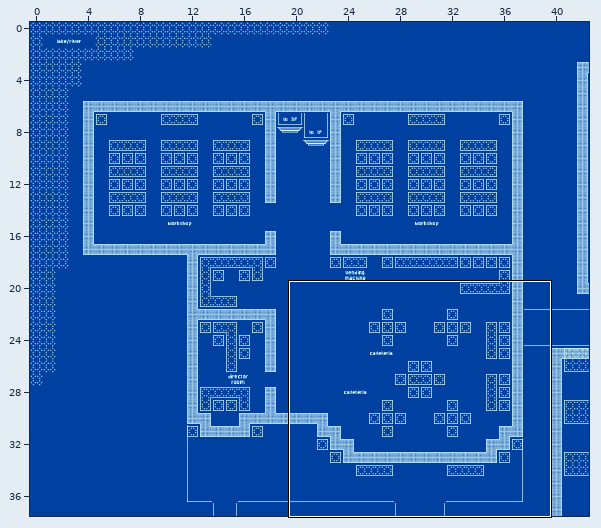
Two versions of a level (Tiled map (JSON), ssc-2f.tmj). The picture above shows the old version from afar; the outline marks the close-up.
Close-up. Before:
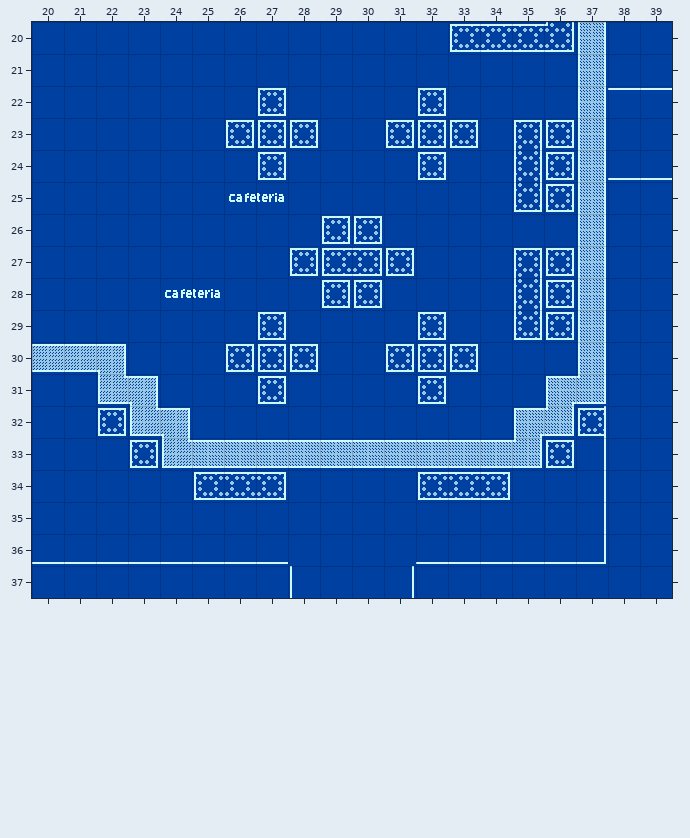
Cells are 32x32 px. Shown: x 20..39, y 20..37. The commit also changed other parts of the map, which this record leaves out.
After:
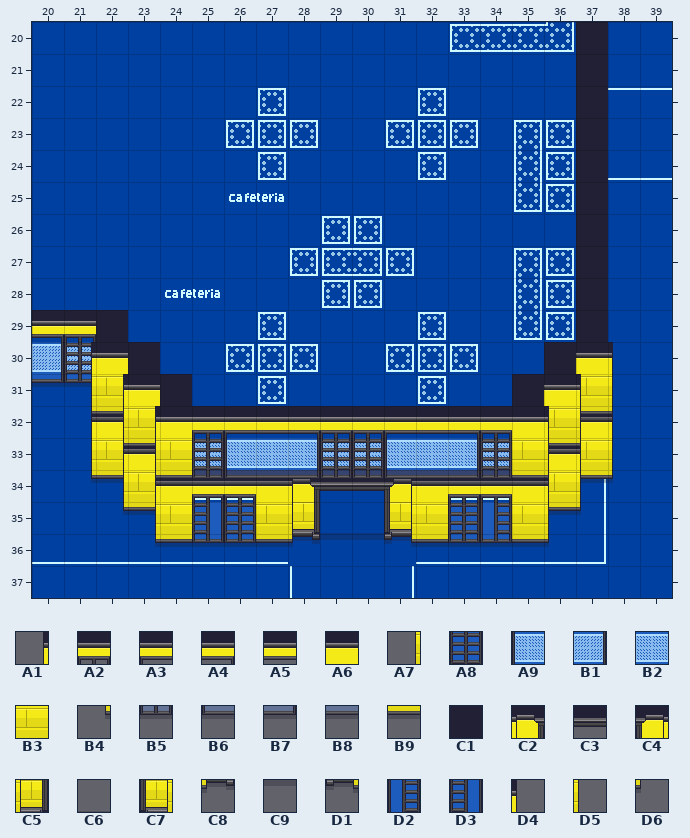
Key: from "Chunk 1": A1 39 flipped left-right, A2 41, A3 42, A4 42 flipped left-right, A5 43, A6 44, A7 45 flipped left-right, A8 47, A9 48, B1 48 flipped left-right, B2 49, B3 50, B4 51 flipped left-right, B5 53, B6 54, B7 54 flipped left-right, B8 55, B9 56, C1 58, C2 60, C3 61, C4 63, C5 64, C6 65, C7 67, C8 68, C9 69, D1 71, D2 73, D3 73 flipped left-right, D4 75 flipped left-right, D5 76 flipped left-right, D6 77 flipped left-right.
__ is an empty cell.
Tiles of an added or newly shown layer are drawn over the layers below it.
See-through tiles are keyed as they look on the map.
The exact change:
Layer "1f/walls1-1f" (added):
The edit adds tile A2 in row 34 at x 25 to 26 and 33 to 34.
The edit adds tile A6 in row 32 at x 22 and 37; in row 33 at x 23 and 36; in row 34 at x 24, 27, 32 and 35.
The edit adds tile A8 in row 35 at x 26 and 33.
The edit adds tile B3 in row 33 at x 22 and 37; in row 34 at x 23 and 36; in row 35 at x 24, 27, 32 and 35.
The edit adds tile B5 in row 36 at x 25 to 26 and 33 to 34.
The edit adds tile B9 in row 34 at x 22 and 37; in row 35 at x 23 and 36; in row 36 at x 24, 27, 32 and 35.
The edit adds tile C2 in row 34 at x 28.
The edit adds tile C3 in row 34 at x 29 to 30.
The edit adds tile C4 in row 34 at x 31.
The edit adds tile C5 in row 35 at x 28.
The edit adds tile C6 in row 35 at x 29 to 30.
The edit adds tile C7 in row 35 at x 31.
The edit adds tile C8 in row 36 at x 28.
The edit adds tile C9 in row 36 at x 29 to 30.
The edit adds tile D1 in row 36 at x 31.
The edit adds tile D2 in row 35 at x 34.
The edit adds tile D3 in row 35 at x 25.
Layer "1f/walls2-1f" (added):
The edit adds tile A1 in row 32 at x 21; in row 33 at x 22; in row 34 at x 23.
The edit adds tile A7 in row 33 at x 21; in row 34 at x 22; in row 35 at x 23.
The edit adds tile B4 in row 34 at x 21; in row 35 at x 22; in row 36 at x 23.
The edit adds tile D4 in row 32 at x 38; in row 33 at x 37; in row 34 at x 36.
The edit adds tile D5 in row 33 at x 38; in row 34 at x 37; in row 35 at x 36.
The edit adds tile D6 in row 34 at x 38; in row 35 at x 37; in row 36 at x 36.
Layer "walls/walls1":
The edit adds tile A2 in row 29 at x 21; in row 32 at x 25, 29 to 30 and 34.
The edit adds tile A3 in row 32 at x 26 and 31.
The edit adds tile A4 in row 29 at x 20; in row 32 at x 28 and 33.
The edit adds tile A5 in row 32 at x 27 and 32.
The edit adds tile A6 in row 30 at x 22 and 37; in row 31 at x 23 and 36; in row 32 at x 24 and 35.
The edit adds tile A8 in row 30 at x 21; in row 33 at x 25, 29 to 30 and 34.
The edit adds tile A9 in row 33 at x 26 and 31.
The edit adds tile B1 in row 30 at x 20; in row 33 at x 28 and 33.
The edit adds tile B2 in row 33 at x 27 and 32.
The edit adds tile B3 in row 31 at x 22 and 37; in row 32 at x 23 and 36; in row 33 at x 24 and 35.
The edit adds tile B5 in row 31 at x 21; in row 34 at x 25, 29 to 30 and 34.
The edit adds tile B6 in row 34 at x 26 and 31.
The edit adds tile B7 in row 31 at x 20; in row 34 at x 28 and 33.
The edit adds tile B8 in row 34 at x 27 and 32.
The edit adds tile B9 in row 32 at x 22 and 37; in row 33 at x 23 and 36; in row 34 at x 24 and 35.
The edit adds tile C1 in rows 20 to 28 at x 37; in row 29 at x 22 and 37; in row 30 at x 23 and 36; in row 31 at x 24 and 35.
Layer "walls/walls2":
The edit adds tile A1 in row 30 at x 21; in row 31 at x 22; in row 32 at x 23.
The edit adds tile A7 in row 31 at x 21; in row 32 at x 22; in row 33 at x 23.
The edit adds tile B4 in row 32 at x 21; in row 33 at x 22; in row 34 at x 23.
The edit adds tile D4 in row 30 at x 38; in row 31 at x 37; in row 32 at x 36.
The edit adds tile D5 in row 31 at x 38; in row 32 at x 37; in row 33 at x 36.
The edit adds tile D6 in row 32 at x 38; in row 33 at x 37; in row 34 at x 36.
Pixel boxes of the changes (left, top, right, bottom) in both close-ups:
added: (32, 22, 613, 547)
